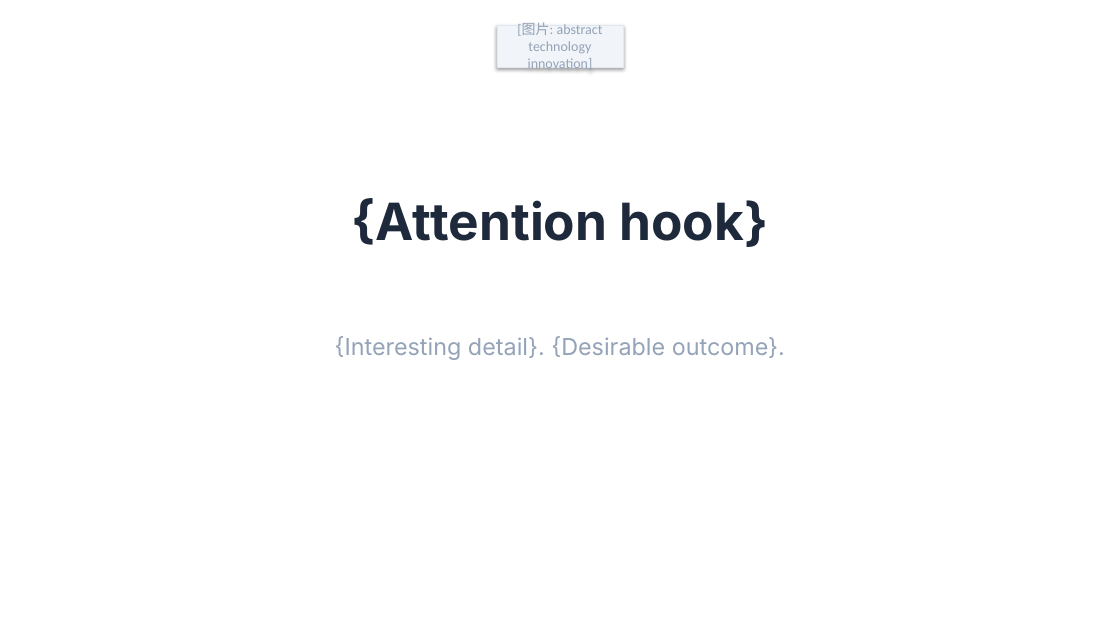
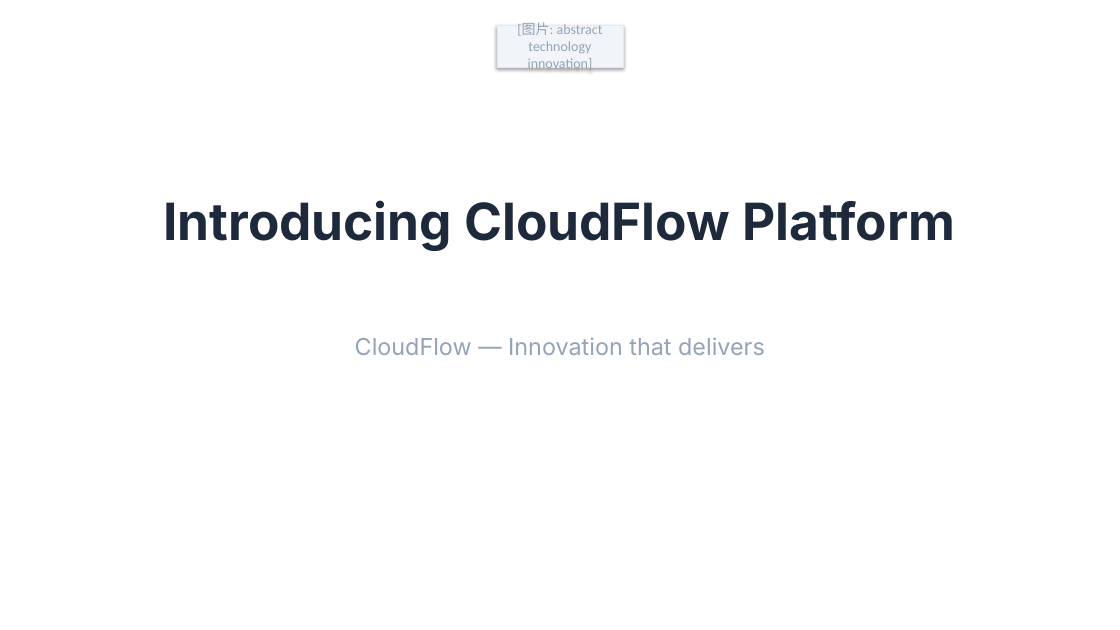
Before and after one commit to sunchaokun/PPT-Design-Skill, a slide deck: slide 1 of examples/02-saas-product-demo.pptx. Drawn at 1120x630 pixels with LibreOffice and Linux fonts; fonts in the diff are those of the drawing. Boxes give left, top, right and bottom in pixels: in the first picture for what was removed or moved away, otherwise in the second. Text is boxed around its words. In the diff, an @@ line names an element or a change of style, - is before the commit and + after.

```diff
--- a/examples/02-saas-product-demo.pptx
+++ b/examples/02-saas-product-demo.pptx
@@ text at [163, 200, 955, 251]: text changed @@
-{Attention hook}
+Introducing CloudFlow Platform
@@ text at [355, 337, 765, 355]: text changed @@
-{Interesting detail}. {Desirable outcome}.
+CloudFlow — Innovation that delivers
```
Also in this commit, not shown: 2 other slides changed, 5 slides added, 5 slides removed, 8 other files.
